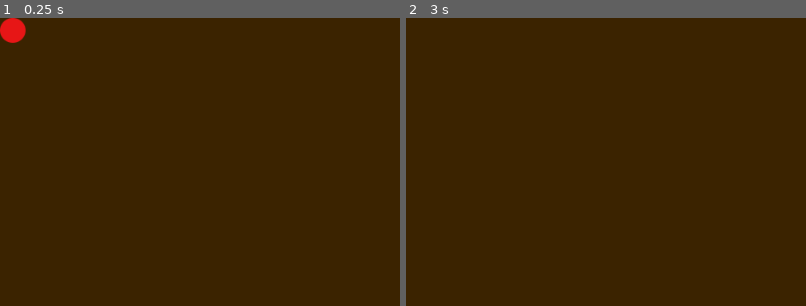
Above: before the commit, frames 1-2 (left to right).
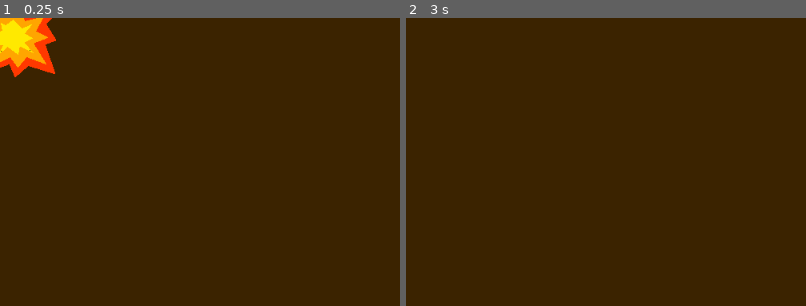
Above: after the commit, the same moments.

Repository: RNairn01/LD-51
Game: Godot game, scene res://scenes/explosion.tscn
Two runs of this game, one before a commit and one after it. Both use one fixed random seed, a clock stepped at 60 frames per second and the inputs below. This scene is started directly instead of the project's main scene.
Inputs (mouse positions are % of the whole screen's width and height, from its top left):
- Up to frame 1 (0.25 s): no input
- Up to frame 2 (3 s): tap Enter at 0.5, 2 s; move the mouse to (72, 45) at 0.52 s; click (72, 45) at 0.6 s; tap Space at 1.25, 2.75 s; move the mouse to (30, 55) at 1.27 s; right-click (30, 55) at 1.35 s; click (30, 55) at 1.42 s; move the mouse to (60, 28) at 2.02 s; click (60, 28) at 2.1 s; move the mouse to (45, 70) at 2.77 s; right-click (45, 70) at 2.85 s; click (45, 70) at 2.92 s
The pictures show only the part of the screen within x 0-50%, y 0-50%; the shares and areas given below are measured in that part.

The runs differ from the first frame. In frame 1, 2.3% of the frame differs, in the area x 0-14%, y 0-21%; in frame 2, nothing differs.

Commit message:
Update sprites for explosion and rebel yell

Diff:
--- a/scenes/explosion.tscn
+++ b/scenes/explosion.tscn
@@ -1,7 +1,7 @@
 [gd_scene load_steps=4 format=2]
 
 [ext_resource path="res://assets/sfx/explosion.ogg" type="AudioStream" id=1]
-[ext_resource path="res://assets/sprites/test_circle.png" type="Texture" id=2]
+[ext_resource path="res://assets/sprites/explosion.png" type="Texture" id=2]
 [ext_resource path="res://scripts/explosion.gd" type="Script" id=3]
 
 [node name="Node2D" type="Node2D"]
--- a/scenes/rebel_speech_bubble.tscn
+++ b/scenes/rebel_speech_bubble.tscn
@@ -1,7 +1,7 @@
 [gd_scene load_steps=4 format=2]
 
 [ext_resource path="res://assets/sfx/Fuck you.ogg" type="AudioStream" id=1]
-[ext_resource path="res://assets/sprites/test_circle.png" type="Texture" id=2]
+[ext_resource path="res://assets/sprites/rebel_exclamation.png" type="Texture" id=2]
 [ext_resource path="res://scripts/explosion.gd" type="Script" id=3]
 
 [node name="Node2D" type="Node2D"]
